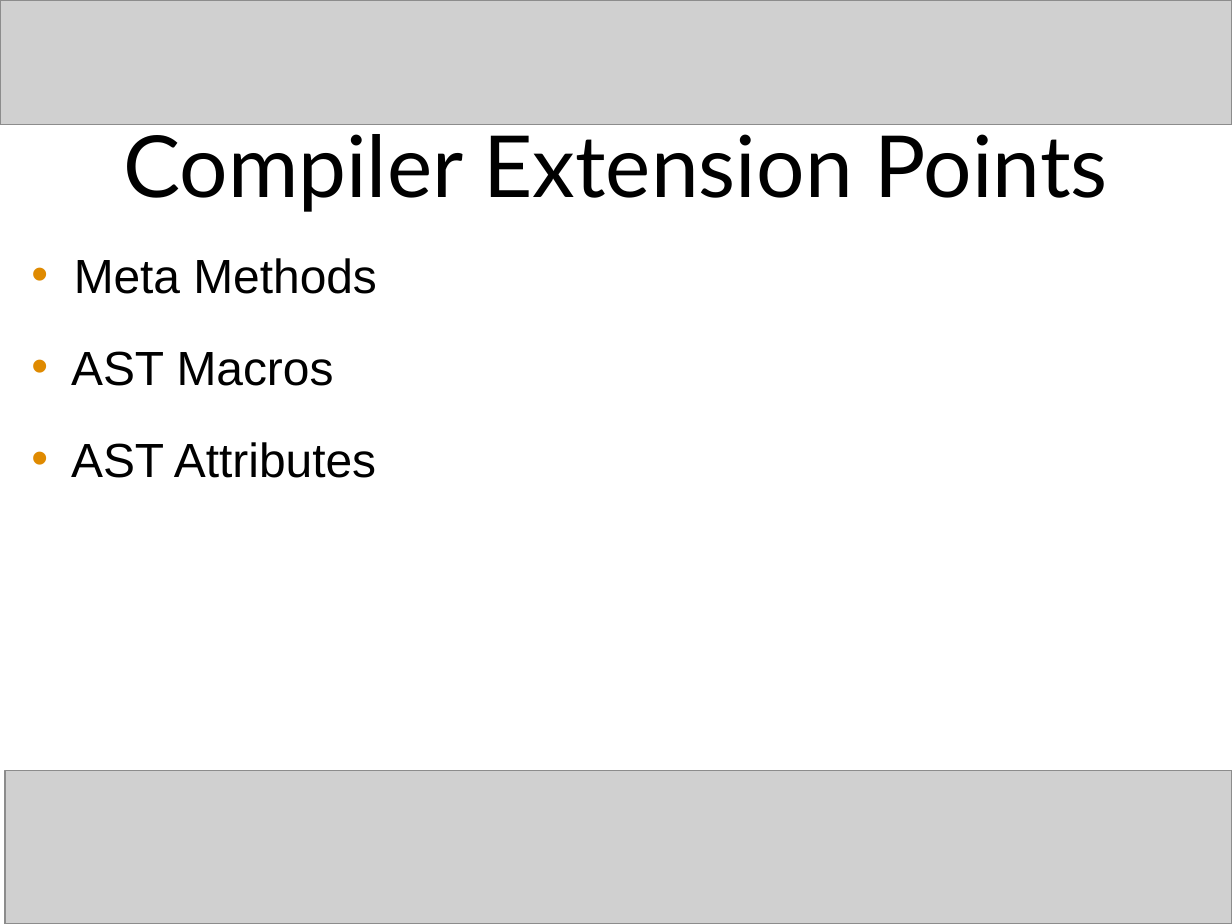
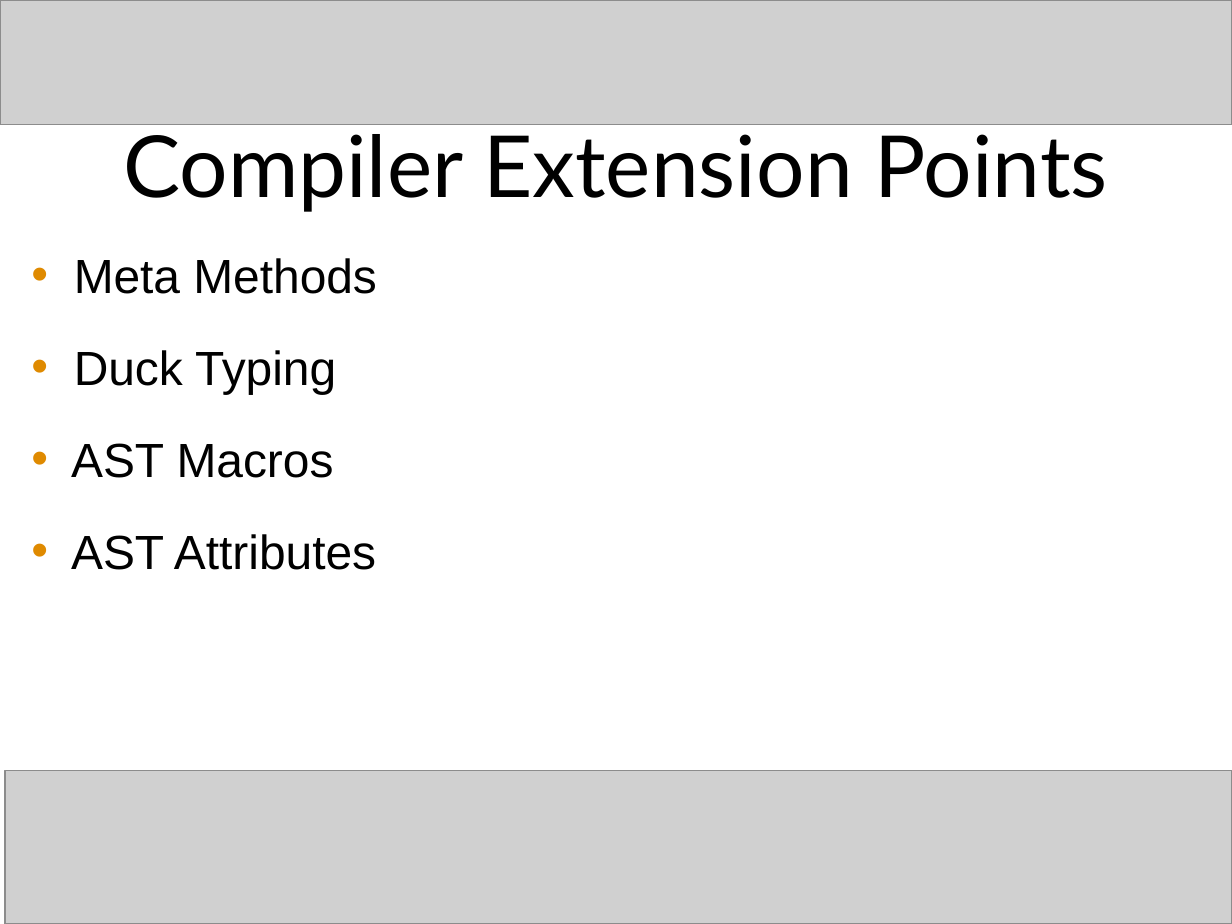
Before and after one commit to craignicol/scotaltdotnet, a slide deck: slide 32 of seattle/HORN Pres.ppt (slide 33 before the commit). Drawn at 1232x924 pixels with LibreOffice and Linux fonts; fonts in the diff are those of the drawing; grey boxes stand for pictures. Boxes give left, top, right and bottom in pixels: in the first picture for what was removed or moved away, otherwise in the second. Text is boxed around its words. In the diff, an @@ line names an element or a change of style, - is before the commit and + after.

```diff
--- a/seattle/HORN Pres.ppt
+++ b/seattle/HORN Pres.ppt
@@ text at box(74, 350, 336, 394): paragraph added @@
+• Duck Typing
```
Also in this commit, not shown: 2 other slides changed, 5 slides added, 2 slides removed.
